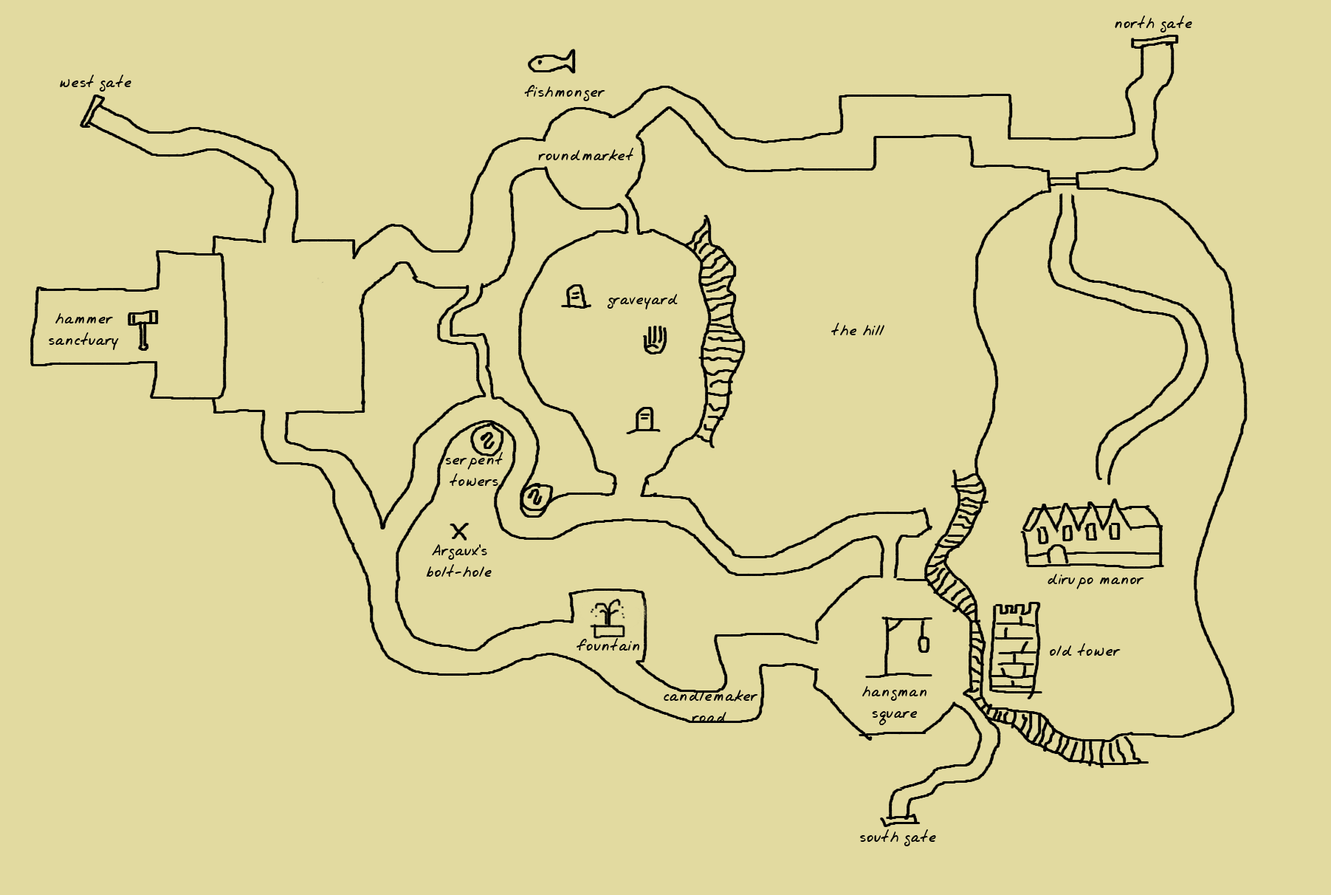
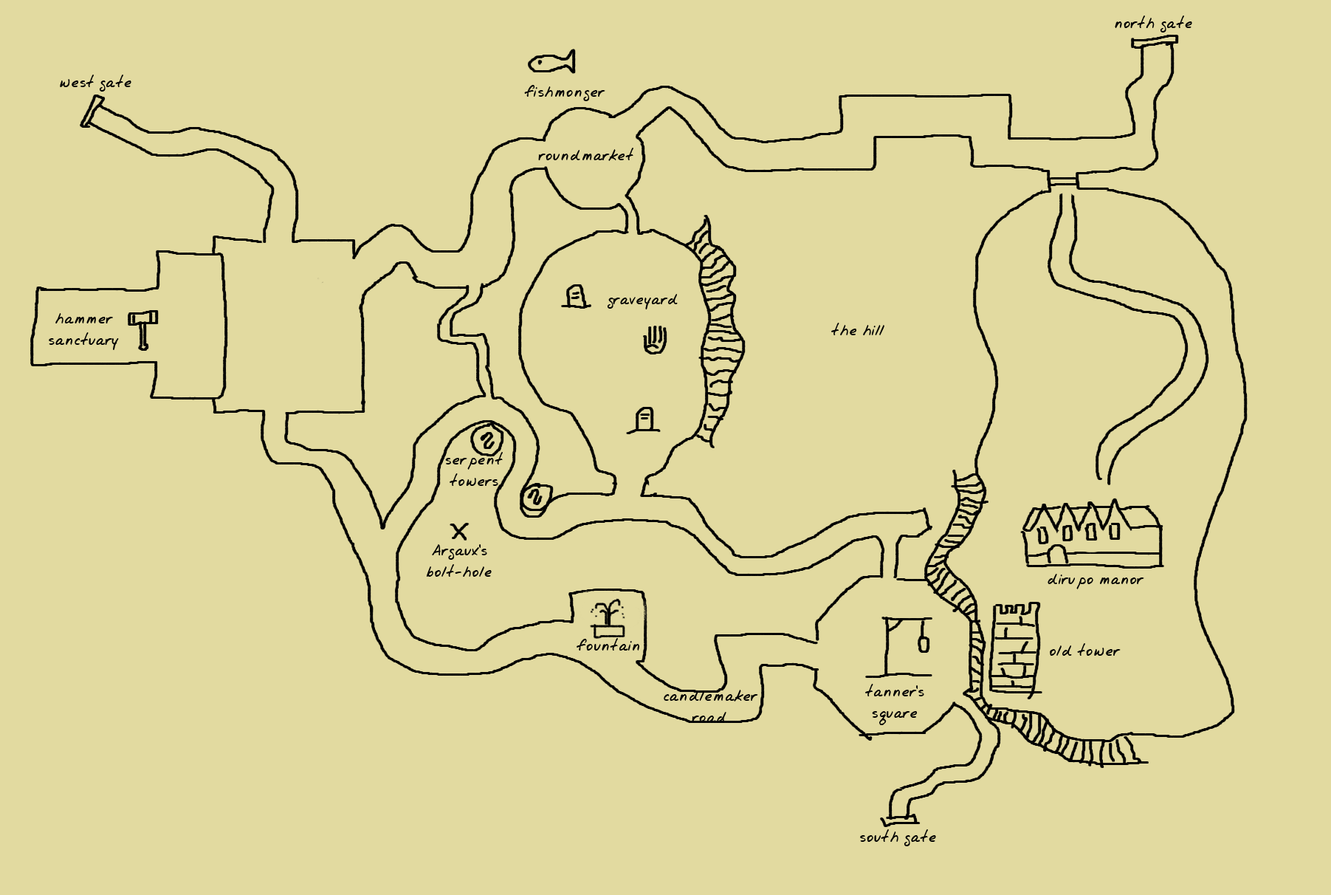
Revision of a layered w=1331, h=895 image; what changed, layer by layer:
renamed "hangman square" to "tanner’s square", painted on it over (x1=862, y1=683, x2=928, y2=701)
